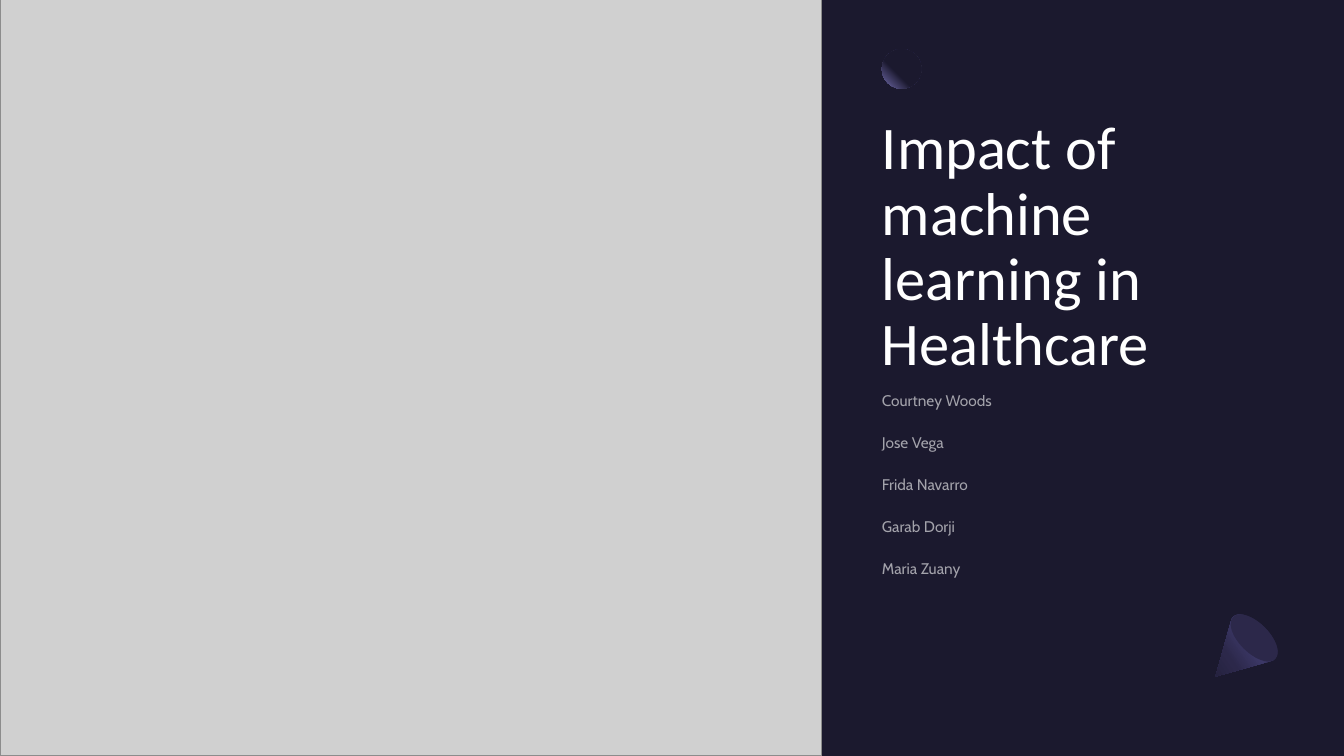
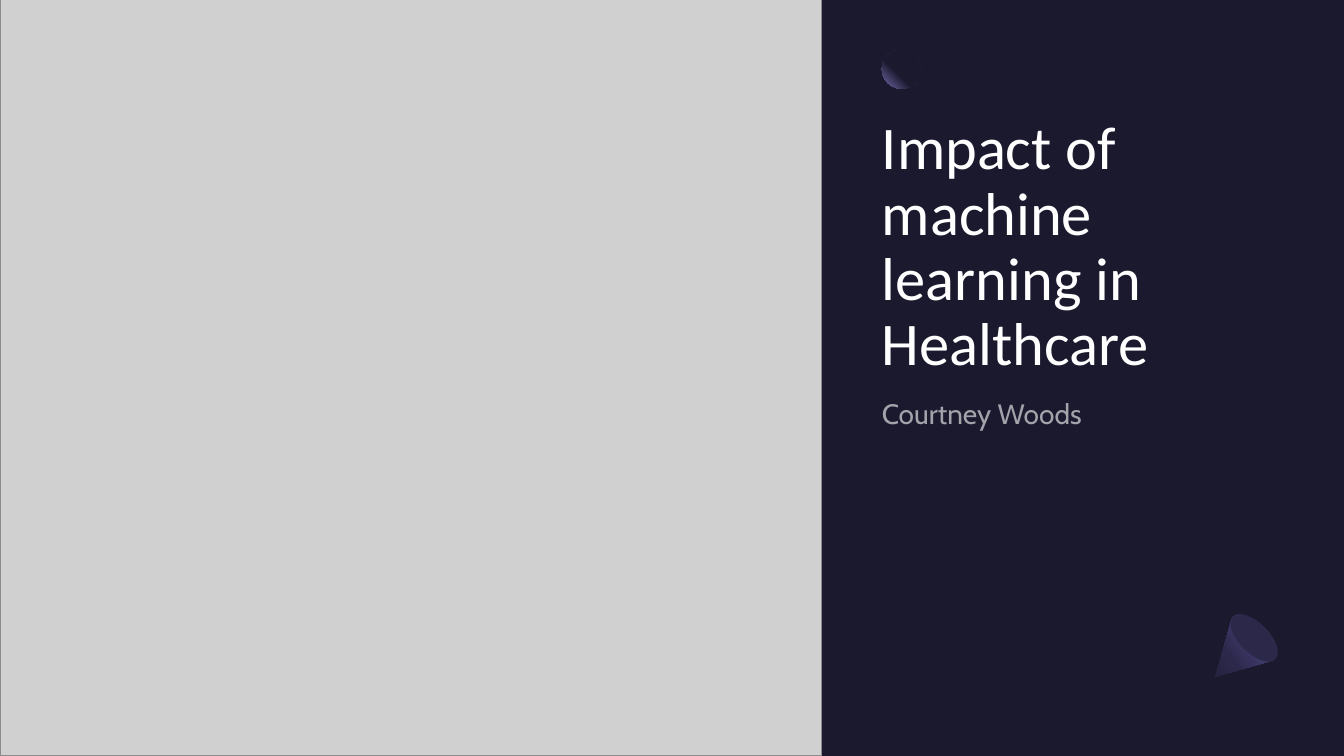
Before and after one commit to Court247/DiscoverAI_Projects_Group3, a slide deck: slide 1 of Final Project/Impact of machine learning in Healthcare.pptx. Drawn at 1344x756 pixels with LibreOffice and Linux fonts; fonts in the diff are those of the drawing; grey boxes stand for pictures. Boxes give left, top, right and bottom in pixels: in the first picture for what was removed or moved away, otherwise in the second. Text is boxed around its words. In the diff, an @@ line names an element or a change of style, - is before the commit and + after.

```diff
--- a/Final Project/Impact of machine learning in Healthcare.pptx
+++ b/Final Project/Impact of machine learning in Healthcare.pptx
@@ text "Courtney Woods" at box(882, 403, 1082, 431): size 11 to 20 pt; line spacing 0.9 to 1.1 @@
@@ text at box(882, 437, 968, 578): paragraphs removed @@
-Jose Vega
-Frida Navarro
-Garab Dorji
-Maria Zuany
```
Also in this commit, not shown: 6 other slides changed, 6 slides added, 5 slides removed, 10 other files.
